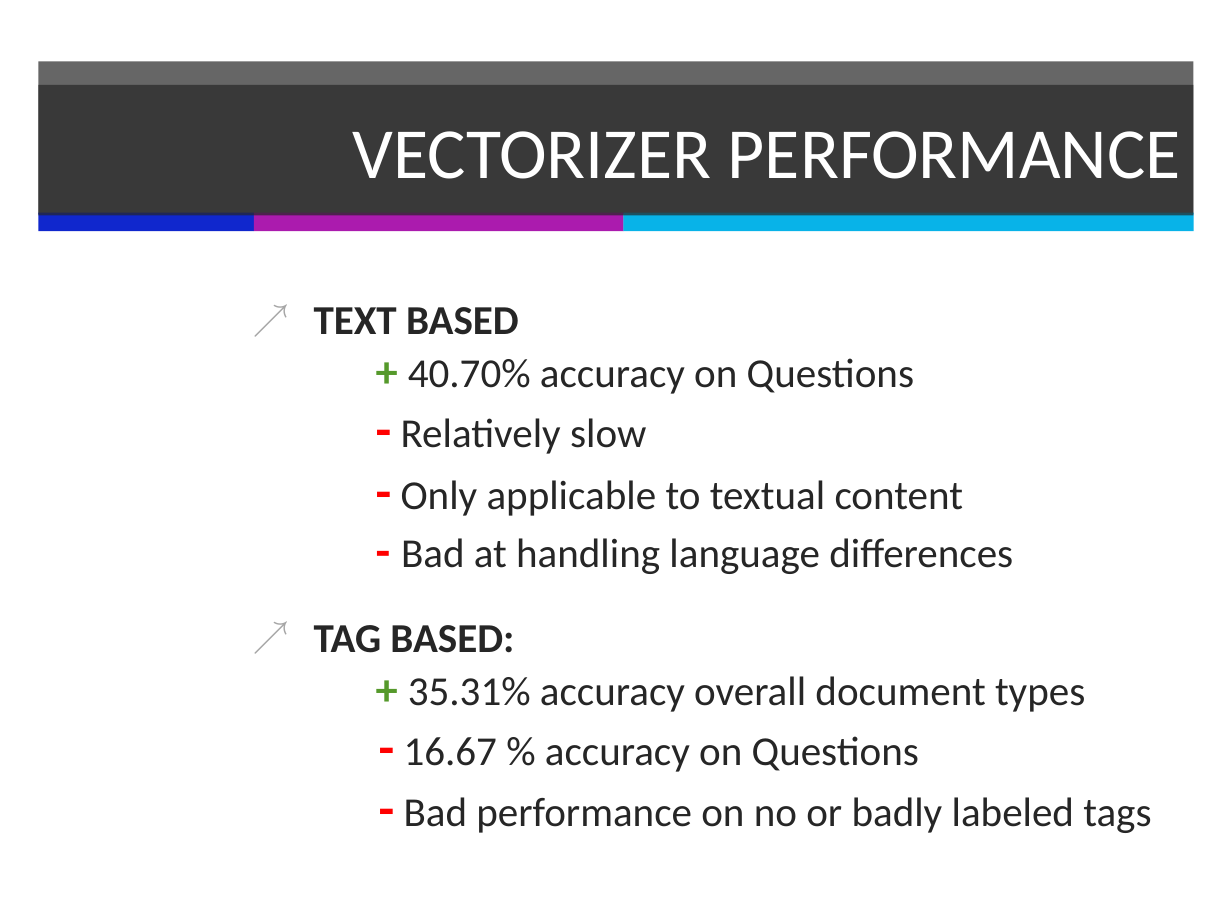
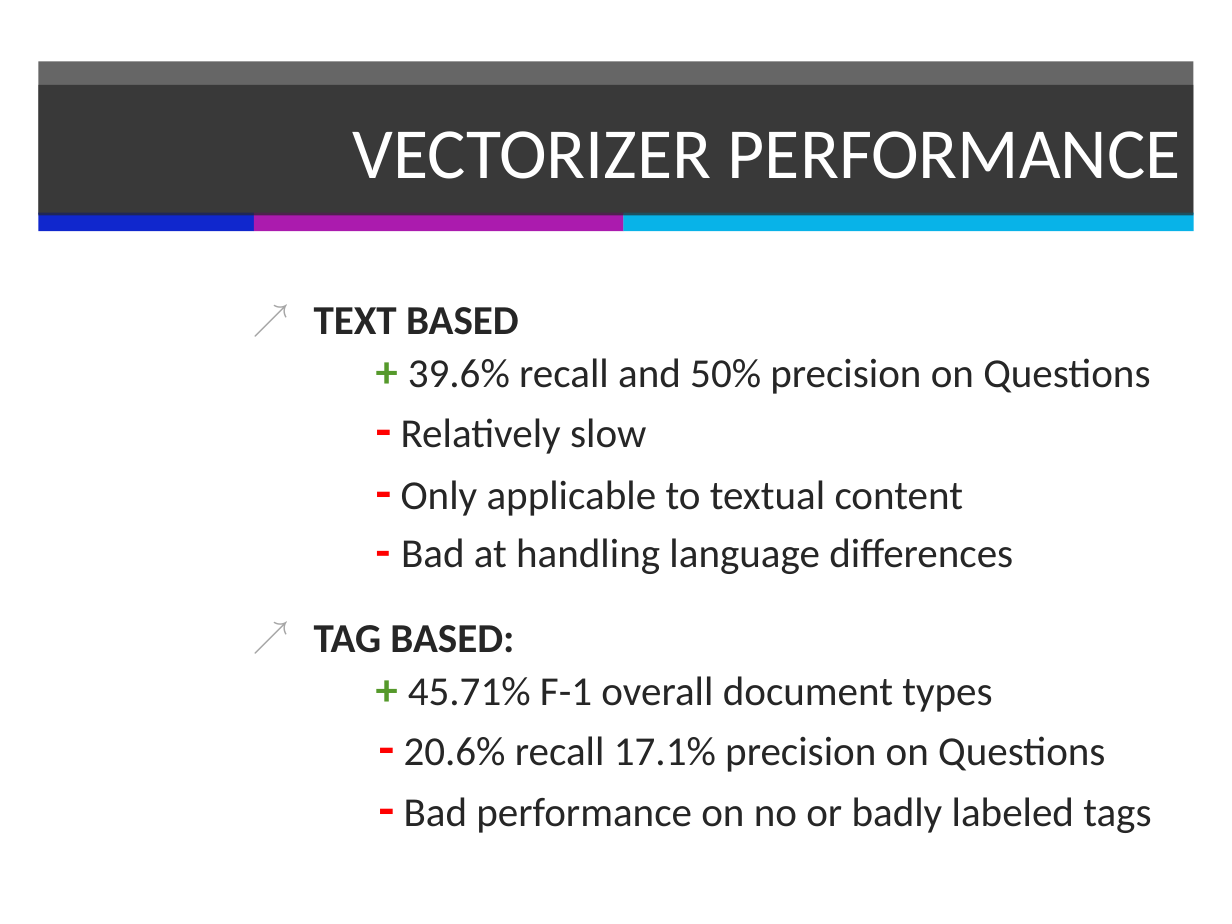
Before and after one commit to PerceptumNL/TweedejaarsProject, a slide deck: slide 23 of doc/finalpresentation.pptx (slide 12 before the commit). Drawn at 1232x924 pixels with LibreOffice and Linux fonts; fonts in the diff are those of the drawing. Boxes give left, top, right and bottom in pixels: in the first picture for what was removed or moved away, otherwise in the second. Text is boxed around its words. In the diff, an @@ line names an element or a change of style, - is before the commit and + after.

Commit message:
presentation

```diff
--- a/doc/finalpresentation.pptx
+++ b/doc/finalpresentation.pptx
@@ text at box(314, 307, 1151, 833): text changed @@
-↗ TEXT BASED
-  + 40.70% accuracy on Questions
-  - Relatively slow
-  - Only applicable to textual content
-  - Bad at handling language differences
-↗ TAG BASED:
-  + 35.31% accuracy overall document types
-  - 16.67 % accuracy on Questions
-  - Bad performance on no or badly labeled tags
+↗ TEXT BASED
+  + 39.6% recall and 50% precision on Questions
+  - Relatively slow
+  - Only applicable to textual content
+  - Bad at handling language differences
+↗ TAG BASED:
+  + 45.71% F-1 overall document types
+  - 20.6% recall 17.1% precision on Questions
+  - Bad performance on no or badly labeled tags
```
Also in this commit, not shown: 2 other slides changed, 14 slides added, 5 slides removed, 1 other file.
